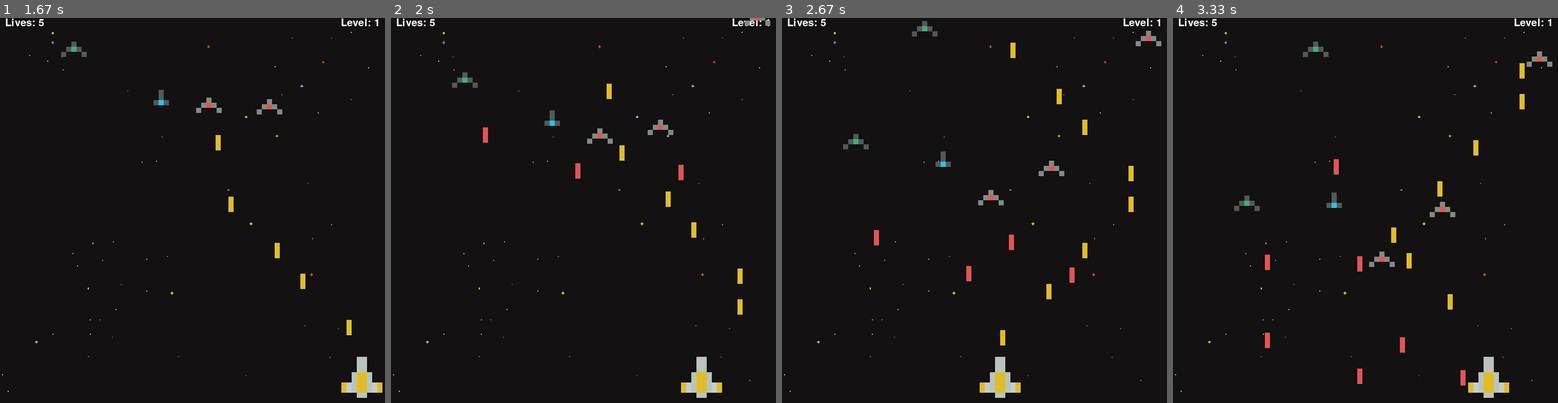
Above: before the commit, frames 1-4 (left to right).
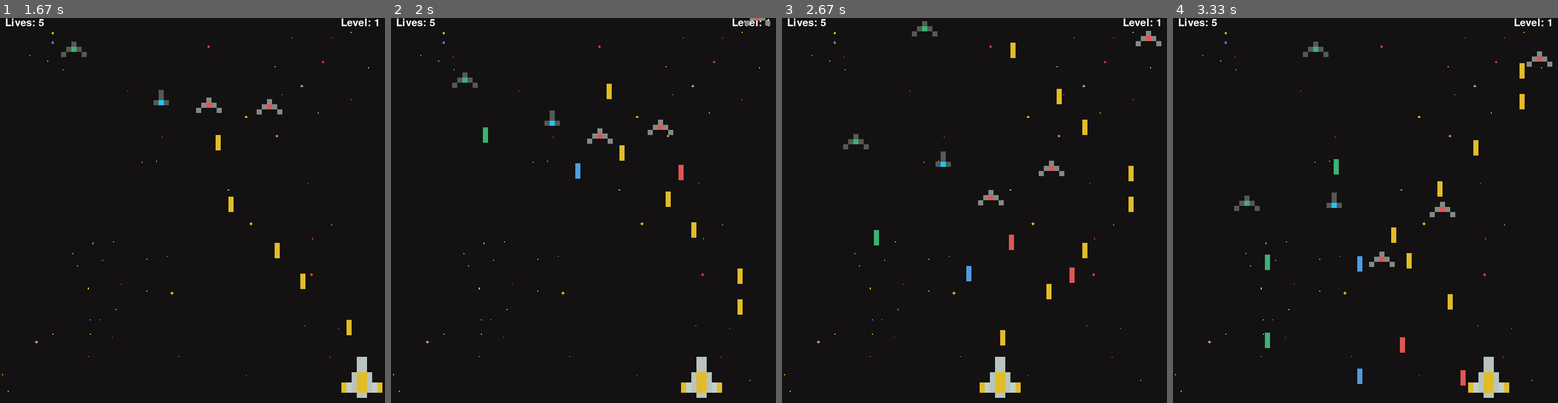
Above: after the commit, the same moments.

Repository: AmirmasoudCS/Pygame-Course
Game: pygame game, started from project_03/main.py
Same seed, same stepped clock (60 frames per second), same inputs: the game is played once before the commit and once after it.
Inputs:
- Up to frame 1 (1.67 s): tap Space at 0.33, 0.73, 1.03, 1.23, 1.53 s; hold Right 0.67-1.13 s; hold Right 1.17-1.63 s
- Up to frame 2 (2 s): hold Left from 1.67 s (still down); tap Space at 1.73 s
- Up to frame 3 (2.67 s): tap Space at 2.03, 2.3, 2.6 s; release Left at 2.2 s; hold Left 2.23-2.63 s
- Up to frame 4 (3.33 s): hold Right 2.67-3.3 s; tap Space at 2.73, 3.03 s

Frame 1 is identical in both runs. In frame 2, 0.1% of the frame differs, in the area x 23-50%, y 28-42%; in frame 3, 0.1%; in frame 4, 0.3%, in the area x 23-50%, y 36-96%.

Commit message:
Fixing the problem with enemies bullet color not matchin their ship color

Diff:
--- a/project_03/main.py
+++ b/project_03/main.py
@@ -157,10 +157,10 @@
 
 class EnemyLaser(Laser):
 
-    def __init__(self, x, y):
+    def __init__(self, x, y, image):
         super().__init__(x, y)
 
-        self.image = RED_BULLET
+        self.image = image
         self.y_vel = 5
         self.damage = 10
 
@@ -293,14 +293,14 @@
 
         if self.shoot_timer <= 0:
 
-            laser = self.laser_type(
+            laser = EnemyLaser(
                 self.x + self.ship_width / 2,
-                self.y + self.ship_height
+                self.y + self.ship_height,
+                self.laser_img
             )
 
             self.lasers.append(laser)
 
-            # Pick a new random shooting time
             self.shoot_timer = random.randint(60, 180)
 
     def update(self):
